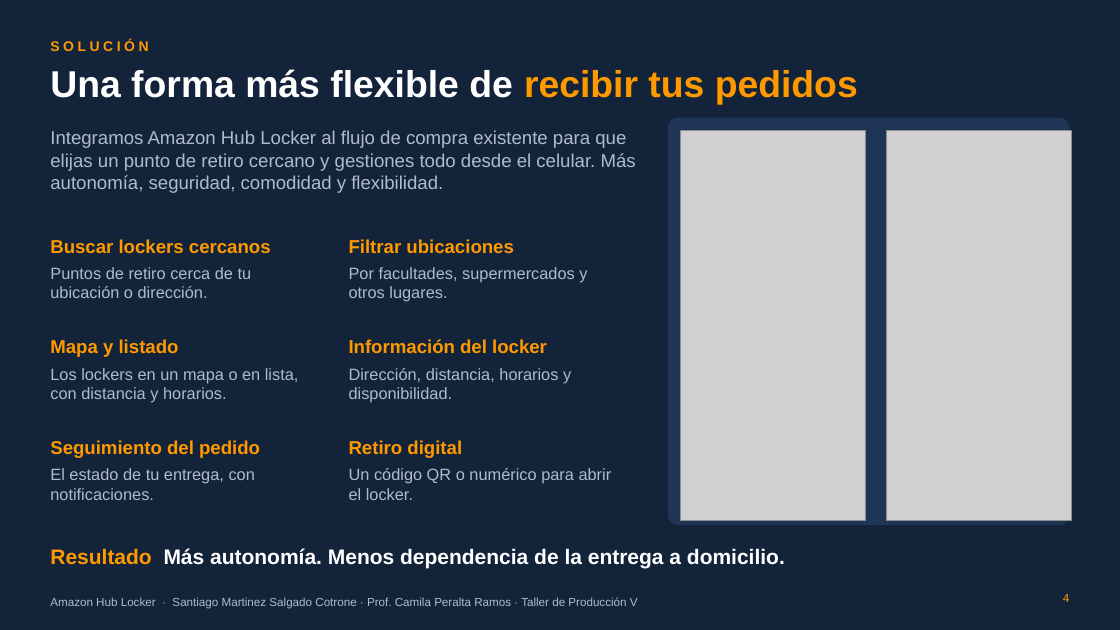
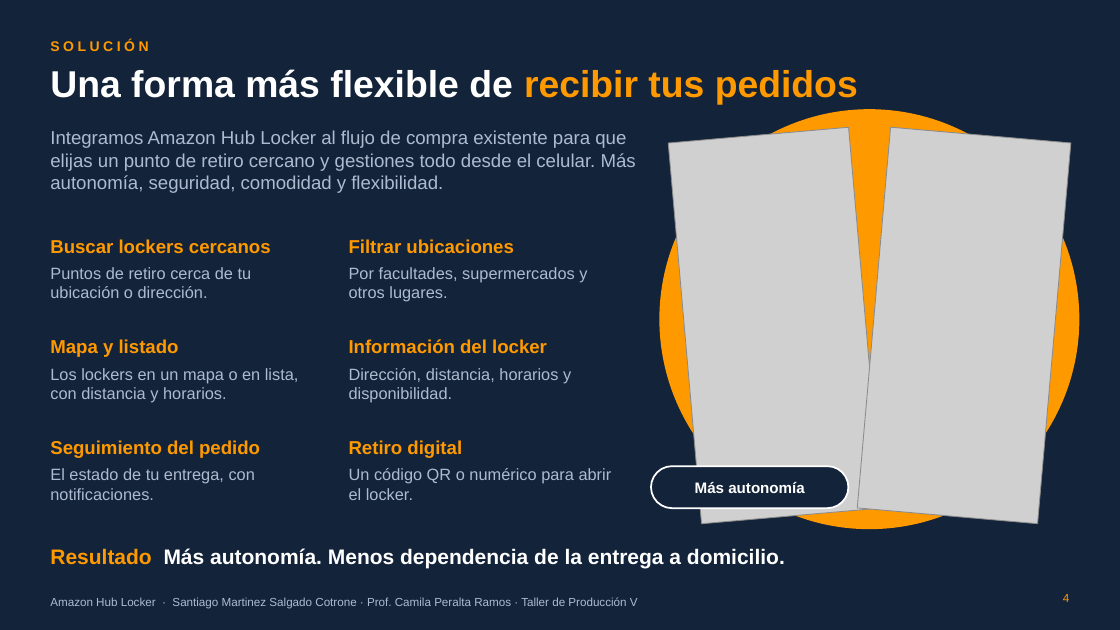
Before and after one commit to ramasalgado/Amazon-Proyecto, a slide deck: slide 4 of presentacion/Amazon-Hub-Locker-presentacion.pptx. Drawn at 1120x630 pixels with LibreOffice and Linux fonts; fonts in the diff are those of the drawing; grey boxes stand for pictures; background and template pictures are left out. Boxes give left, top, right and bottom in pixels: in the first picture for what was removed or moved away, otherwise in the second. Text is boxed around its words. In the diff, an @@ line names an element or a change of style, - is before the commit and + after.

```diff
--- a/presentacion/Amazon-Hub-Locker-presentacion.pptx
+++ b/presentacion/Amazon-Hub-Locker-presentacion.pptx
@@ ellipse resized from (x1=668, y1=118, x2=1070, y2=525) to (x1=660, y1=109, x2=1080, y2=529) @@
@@ ellipse at (x1=660, y1=109, x2=1080, y2=529): rounded rectangle to ellipse; fill #1E3556 to #FF9900 @@
@@ picture at (x1=668, y1=127, x2=883, y2=524): rotation 0 to 355 degrees @@
@@ picture at (x1=858, y1=127, x2=1072, y2=524): rotation 0 to 5 degrees @@
@@ rounded rectangle added at (x1=651, y1=466, x2=849, y2=508), fill #13233A, outline #FFFFFF 1.5 pt @@
@@ text added at (x1=695, y1=482, x2=804, y2=493), 13 pt, text #FFFFFF, bold @@
+Más autonomía
```
Also in this commit, not shown: 11 other slides changed, 1 other file.
